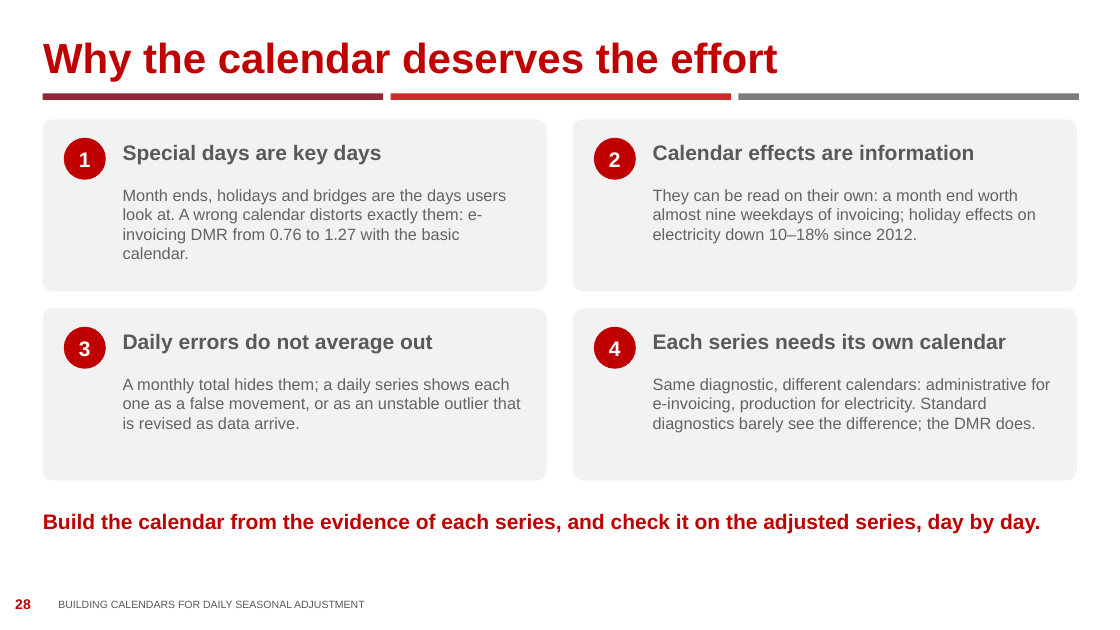
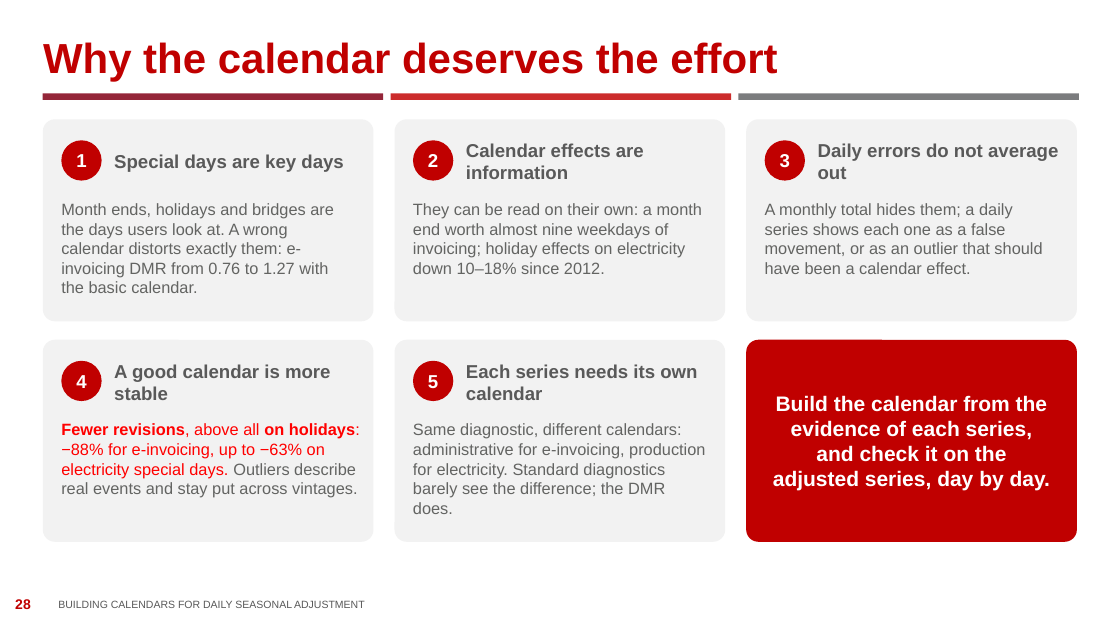
Before and after one commit to AlessandroPiovani/NTTS_high_freq_daily, a slide deck: slide 28 of DMR_calendar_slides.pptx. Drawn at 1120x630 pixels with LibreOffice and Linux fonts; fonts in the diff are those of the drawing; background and template pictures are left out. Boxes give left, top, right and bottom in pixels: in the first picture for what was removed or moved away, otherwise in the second. Text is boxed around its words. In the diff, an @@ line names an element or a change of style, - is before the commit and + after.

```diff
--- a/DMR_calendar_slides.pptx
+++ b/DMR_calendar_slides.pptx
@@ rounded rectangle: place and size @@
-rounded rectangle at (43, 119, 547, 292)
+rounded rectangle at (43, 119, 374, 321)
@@ rounded rectangle: place and size @@
-rounded rectangle at (573, 119, 1077, 292)
+rounded rectangle at (395, 119, 726, 321)
@@ rounded rectangle: place and size @@
-rounded rectangle at (43, 308, 547, 481)
+rounded rectangle at (746, 119, 1077, 321)
@@ ellipse "1": place and size @@
-ellipse "1" at (64, 138, 106, 180)
+ellipse "1" at (61, 140, 102, 181)
@@ text "Special days are key days": place and size @@
-text "Special days are key days" at (123, 145, 382, 164)
+text "Special days are key days" at (114, 154, 343, 172)
@@ ellipse "2": place and size @@
-ellipse "2" at (594, 138, 636, 180)
+ellipse "2" at (413, 140, 454, 181)
@@ text "Calendar effects are information": place and size @@
-text "Calendar effects are information" at (653, 145, 974, 160)
+text "Calendar effects are information" at (466, 143, 644, 179)
@@ ellipse "3": place and size @@
-ellipse "3" at (64, 327, 106, 369)
+ellipse "3" at (765, 140, 805, 181)
@@ text "Daily errors do not average ...": place and size @@
-text "Daily errors do not average ..." at (123, 334, 433, 353)
+text "Daily errors do not average ..." at (818, 143, 1058, 179)
@@ text "Month ends, holidays and bridges ..." rewrapped from (123, 189, 506, 259) to (61, 203, 334, 293) @@
@@ text "They can be read on ..." rewrapped from (653, 189, 1036, 244) to (413, 203, 702, 274) @@
@@ text at (765, 203, 1042, 274): text changed @@
-A monthly total hides them; a daily series shows each one as a false movement, or as an unstable outlier that is revised as data arrive.
+A monthly total hides them; a daily series shows each one as a false movement, or as an outlier that should have been a calendar effect.
@@ rounded rectangle: place and size @@
-rounded rectangle at (573, 308, 1077, 481)
+rounded rectangle at (43, 339, 374, 541)
@@ rounded rectangle added at (395, 339, 726, 541), fill #F2F2F2 @@
@@ size 18 to 16 pt; vertical alignment top to middle in 4 elements at (114, 154, 343, 172), (466, 143, 644, 179), (818, 143, 1058, 179), (466, 364, 697, 400) @@
@@ text "Each series needs its own ...": place and size @@
-text "Each series needs its own ..." at (653, 334, 1006, 349)
+text "Each series needs its own ..." at (466, 364, 697, 400)
@@ rounded rectangle "Build the calendar from the ...": place and size @@
-rounded rectangle "Build the calendar from the ..." at (43, 513, 1040, 533)
+rounded rectangle "Build the calendar from the ..." at (746, 339, 1077, 541)
@@ rounded rectangle "Build the calendar from the ..." at (746, 339, 1077, 541): text colour #C00000 to #FFFFFF; alignment left to centre; vertical alignment top to middle; fill none to #C00000 @@
@@ size 18 to 16 pt in 4 elements at (61, 140, 102, 181), (413, 140, 454, 181), (765, 140, 805, 181), (61, 360, 102, 401) @@
@@ ellipse "4": place and size @@
-ellipse "4" at (594, 327, 636, 369)
+ellipse "4" at (61, 360, 102, 401)
@@ text added at (114, 364, 331, 400), 16 pt, text #595959, bold @@
+A good calendar is more stable
@@ ellipse added at (413, 360, 454, 401), fill #C00000, 16 pt, text #FFFFFF, bold @@
+5
@@ text added at (61, 423, 360, 498), 14 pt, text #FF0000 @@
+Fewer revisions, above all on holidays: −88% for e-invoicing, up to −63% on electricity special days. Outliers describe real events and stay put across vintages.
@@ text "Same diagnostic, different calendars: administrative ..." rewrapped from (653, 378, 1050, 433) to (413, 423, 705, 514) @@
```
Also in this commit, not shown: 2 other slides changed, 16 other files.
